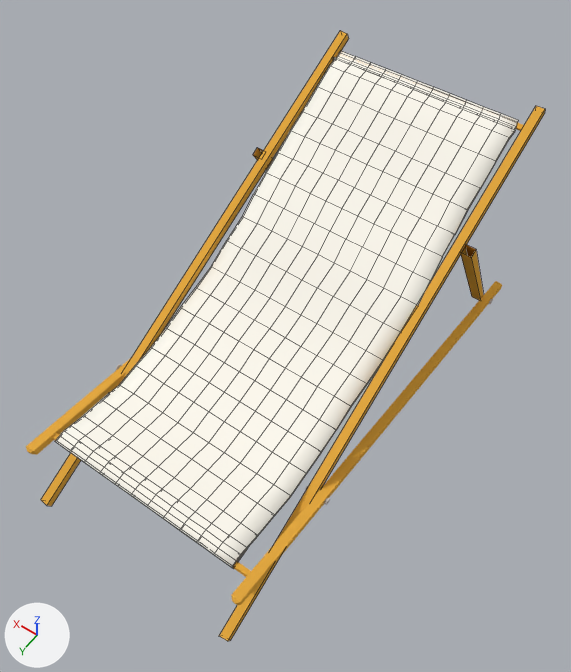
The Blender file blender/floe/objects/chair/chair.blend as it was, and as the next commit left it.
The view is the same before and after, from a 50 mm lens placed at (-0.304, 1.204, 1.95), pointed at (0.448, 0.151, 0.295). Every picture has the same lights, and +X, +Y and +Z are marked at lower left. Mesh edges are drawn as thin lines on the coarser meshes.

Script lines for the objects in view, before the commit:
```python
me_cube = bpy.data.meshes.new('Cube')
me_cube.from_pydata([(0.1, 0.1, -11.04), (0.1, 0.1, 1.55), (0.1, -0.1, -11.06), (0.1, -0.1, 1.54), (-0.1, 0.1, -11.04), (-0.1, 0.1, 1.56), (-0.1, -0.1, -11.06), (-0.1, -0.1, 1.54)], [], [(1, 3, 2, 0), (3, 7, 6, 2), (7, 5, 4, 6), (5, 1, 0, 4), (0, 2, 6, 4), (5, 7, 3, 1)])
me_cube.materials.append(mat_wood_chair)  # orange #e7ab43
me_cube_001 = bpy.data.meshes.new('Cube.001')
me_cube_001.from_pydata(...)  # 12 vertices, 10 faces; spans x -3.65..3.17, y -0.46..-0.05, z -12.69..-3.31
me_cube_001.materials.append(mat_wood_chair)  # orange #e7ab43
me_cube_007 = bpy.data.meshes.new('Cube.007')
me_cube_007.from_pydata(...)  # 12 vertices, 10 faces; spans x -3.65..3.17, y -0.46..-0.05, z -12.69..-3.31
me_cube_007.materials.append(mat_wood_chair)  # orange #e7ab43
ob_chair_stick_001 = bpy.data.objects.new('chair stick.001', me_cube)
ob_chair_stick_001.location = (0.165, -0.424, 0.602)
ob_chair_stick_001.rotation_euler = (-0.0549, -1.117, 1.634)  # degrees (-3.1, -64, 94)
ob_chair_stick_001.scale = (0.123, 0.123, 0.123)
ob_chair_stick_002 = bpy.data.objects.new('chair stick.002', me_cube_001)
ob_chair_stick_002.location = (0.106, -0.793, 0.579)
ob_chair_stick_002.rotation_euler = (-0.0549, -1.117, 1.634)  # degrees (-3.1, -64, 94)
ob_chair_stick_002.scale = (0.123, 0.123, 0.123)
ob_chair_stick_004 = bpy.data.objects.new('chair stick.004', me_cube_007)
ob_chair_stick_004.location = (0.831, -0.793, 0.579)
ob_chair_stick_004.rotation_euler = (-0.0549, -1.117, 1.634)  # degrees (-3.1, -64, 94)
ob_chair_stick_004.scale = (0.123, -0.123, 0.123)
# also in view: 'chair stick.005' at (0.771, 0.102, 0.346); 'fabric ' at (0.466, 0.082, 0.435)
```
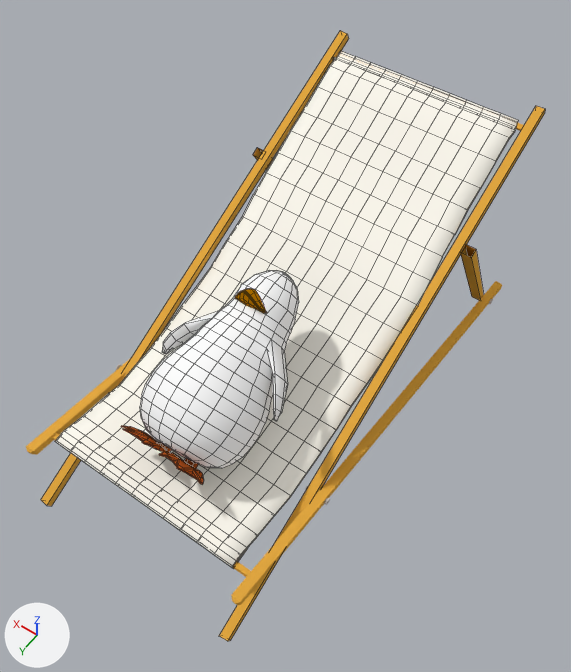
Edits to the scene script, one JSON object a line:
```json
{"op": "add", "block": "mat_pingu_peak", "code": ["mat_pingu_peak = diffuse_material('pingu peak')", "mat_pingu_peak.base_color = (0.517, 0.191, 0.0)  # orange #be7900"]}
{"op": "add", "block": "mat_penguin", "code": ["mat_penguin = diffuse_material('penguin')", "mat_penguin.base_color = (1.0, 1.0, 1.0)  # white #ffffff"]}
{"op": "add", "block": "mat_paws", "code": ["mat_paws = diffuse_material('paws')", "mat_paws.base_color = (0.528, 0.0981, 0.0154)  # orange #c05821"]}
{"op": "add", "block": "me_plane_001", "code": ["me_plane_001 = bpy.data.meshes.new('Plane.001')", "me_plane_001.from_pydata(...)  # 696 vertices, 640 faces; spans x -0.184..0.182, y -0.153..0.153, z -0.264..0.262", "# faces by material slot: [68, 188, 384]", "me_plane_001.materials.append(mat_pingu_peak)  # orange #be7900", "me_plane_001.materials.append(mat_paws)  # orange #c05821", "me_plane_001.materials.append(mat_penguin)  # its picture is missing"]}
{"op": "add", "block": "ob_pingu", "code": ["ob_pingu = bpy.data.objects.new('pingu ', me_plane_001)", "ob_pingu.location = (0.452, 0.371, 0.403)", "ob_pingu.rotation_euler = (-1.12, -0.11, 3.094)  # degrees (-64, -6.3, 177)"]}
```

Boxes [x1, y1, x2, y2] around the edits, measured in the pictures (571 x 672 px):
```json
{"object": "pingu ", "change": "added", "after": [121, 270, 299, 484], "faces in mat_penguin (its picture is missing)": [140, 270, 299, 468], "faces in mat_paws (orange #c05821)": [121, 426, 204, 484], "faces in mat_pingu_peak (orange #be7900)": [235, 289, 267, 313]}
```
